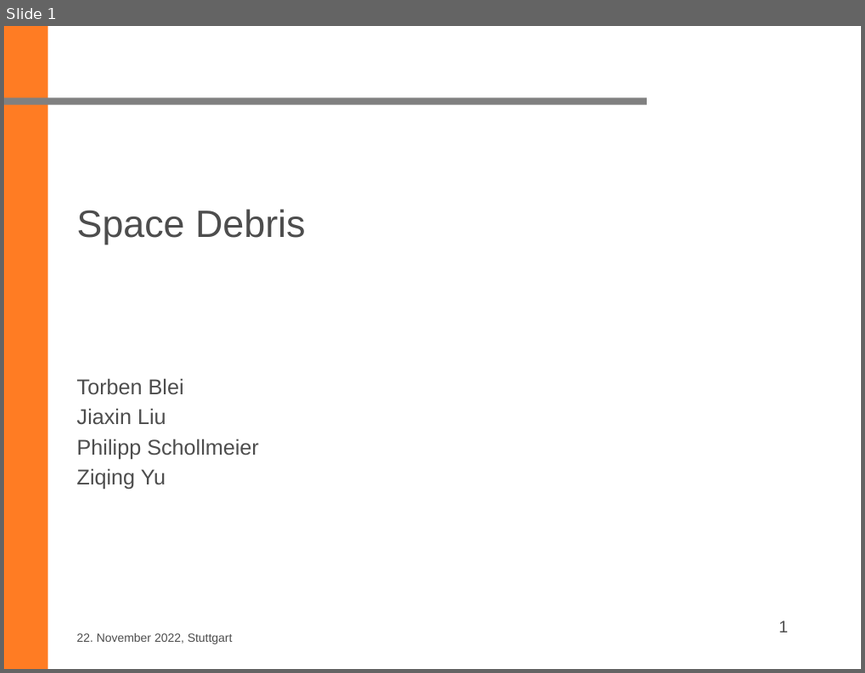
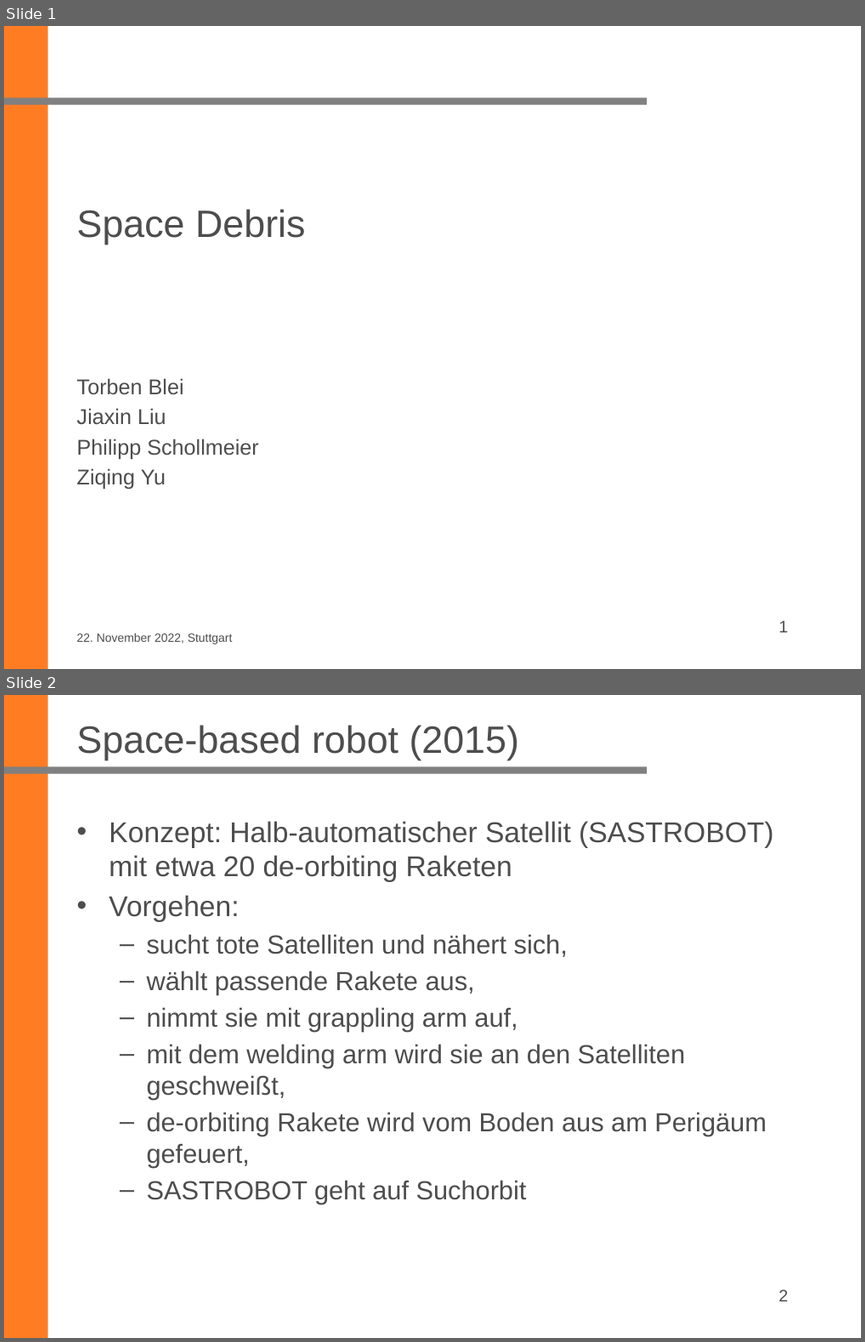
Before and after one commit to ziqing97/Seminar-Aktuelle-Geodaetische-Satelliten-missionen, a slide deck: Project_Space_Debris/vortrag/20221219_Philipp.pptx. Shown one above the other, each under a label of ours: slide 1 before the commit, slides 1 and 2 after it. The pictures are 865x673 and 865x1342 pixels, drawn with LibreOffice and Linux fonts; fonts in the diff are those of the drawing; background and template pictures are left out. Boxes give left, top, right and bottom in pixels: in the first picture for what was removed or moved away, otherwise in the second. Text is boxed around its words. In the diff, an @@ line names an element or a change of style, - is before the commit and + after.

```diff
--- a/Project_Space_Debris/vortrag/20221219_Philipp.pptx
+++ b/Project_Space_Debris/vortrag/20221219_Philipp.pptx
@@ slide 2 added at [4,695,861,1338], background #FFFFFF; not listed: 2 template elements that a slide beside it also shows @@
@@ title added at [77,725,519,760], 32 pt, text #4D4D4D @@
+Space-based robot (2015)
@@ text added at [109,821,773,1204], 22 pt, text #4D4D4D @@
+• Konzept: Halb-automatischer Satellit (SASTROBOT) mit etwa 20 de-orbiting Raketen
+• Vorgehen:
+  – sucht tote Satelliten und nähert sich,
+  – wählt passende Rakete aus,
+  – nimmt sie mit grappling arm auf,
+  – mit dem welding arm wird sie an den Satelliten geschweißt,
+  – de-orbiting Rakete wird vom Boden aus am Perigäum gefeuert,
+  – SASTROBOT geht auf Suchorbit
@@ page number added at [778,1289,788,1301], 14 pt, text #4D4D4D @@
+2
```
Also in this commit, not shown: 5 other slides added.
